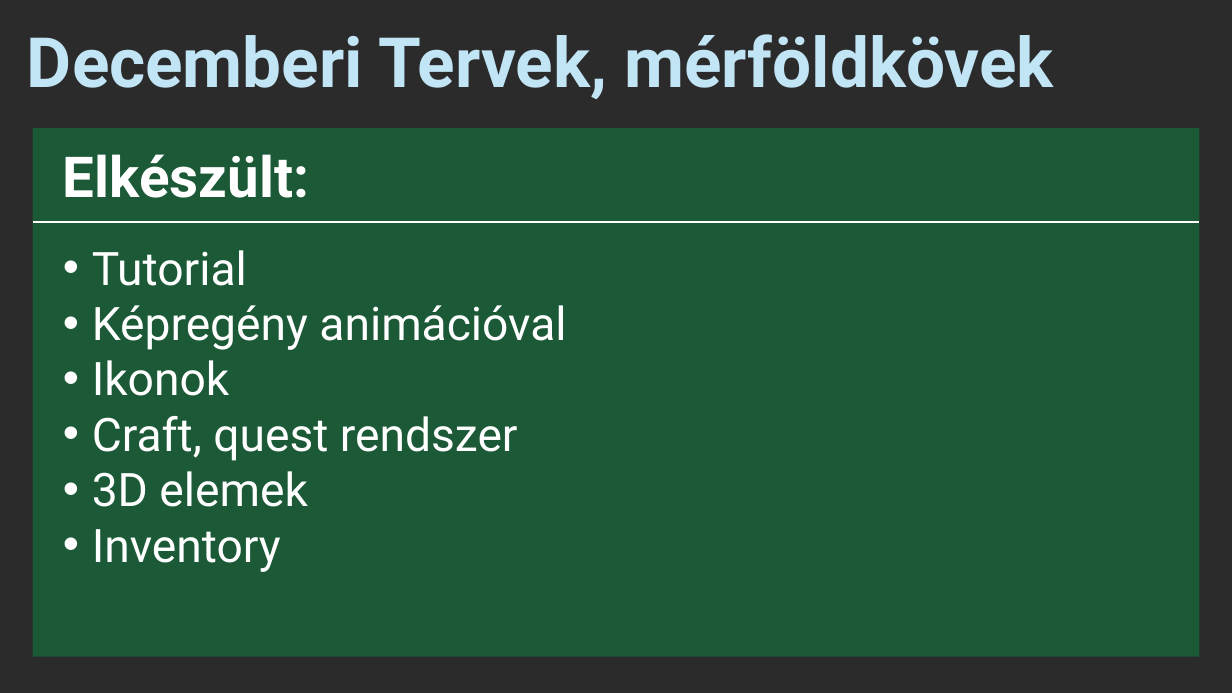
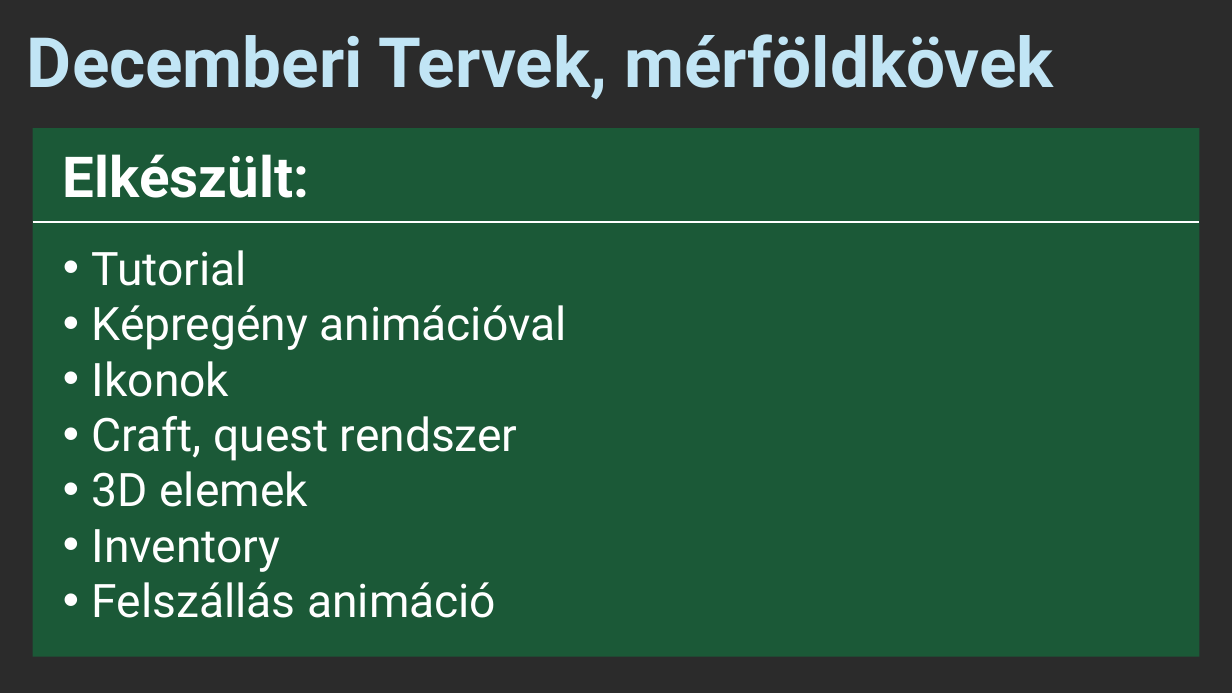
Before and after one commit to Z0lcs/SPACE-DUCK, a slide deck: slide 3 of PPT/Workshop_jan.pptx. Drawn at 1232x693 pixels with LibreOffice and Linux fonts; fonts in the diff are those of the drawing; background and template pictures are left out; a plain dark background stands for a picture behind light text. Boxes give left, top, right and bottom in pixels: in the first picture for what was removed or moved away, otherwise in the second. Text is boxed around its words. In the diff, an @@ line names an element or a change of style, - is before the commit and + after.

```diff
--- a/PPT/Workshop_jan.pptx
+++ b/PPT/Workshop_jan.pptx
@@ text at box(92, 582, 496, 618): paragraph added @@
+• Felszállás animáció
```
Also in this commit, not shown: 4 other slides changed, 1 slide added.
